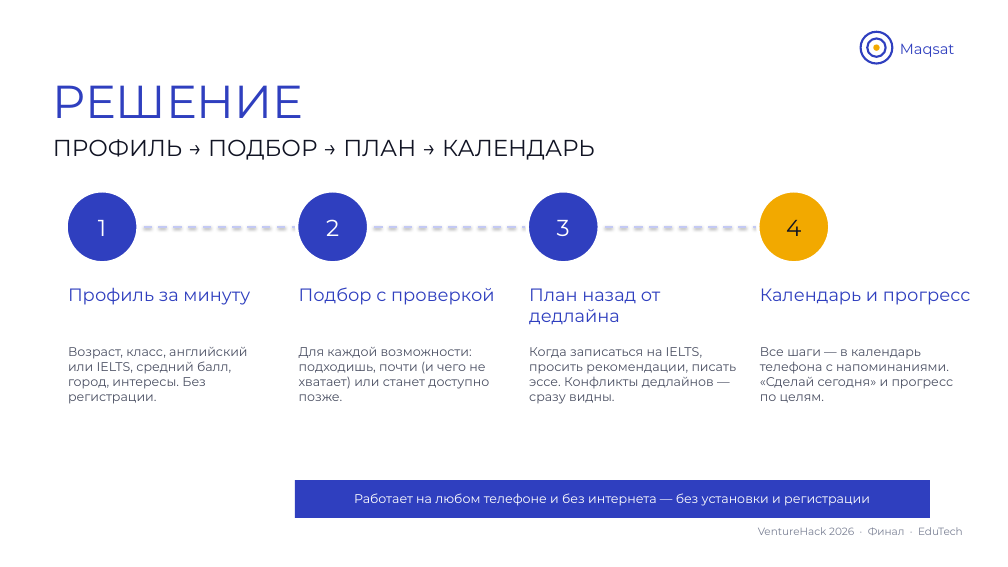
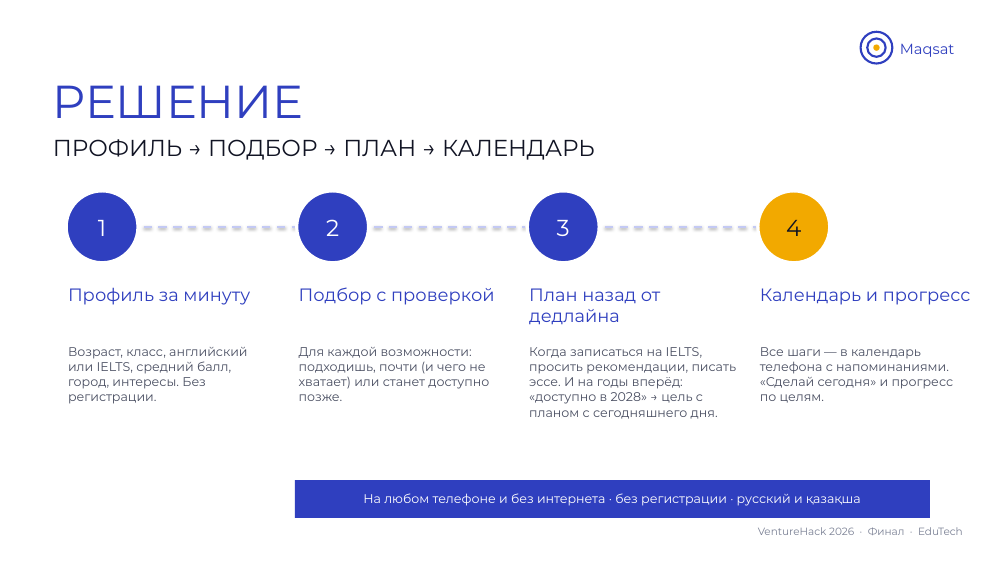
Before and after one commit to sas1k00/hackatonishe, a slide deck: slide 5 of docs/Maqsat_VentureHack2026_Final.pptx. Drawn at 1008x567 pixels with LibreOffice and Linux fonts; fonts in the diff are those of the drawing. Boxes give left, top, right and bottom in pixels: in the first picture for what was removed or moved away, otherwise in the second. Text is boxed around its words. In the diff, an @@ line names an element or a change of style, - is before the commit and + after.

```diff
--- a/docs/Maqsat_VentureHack2026_Final.pptx
+++ b/docs/Maqsat_VentureHack2026_Final.pptx
@@ text at (529, 347, 737, 419): text changed @@
-Когда записаться на IELTS, просить рекомендации, писать эссе. Конфликты дедлайнов — сразу видны.
+Когда записаться на IELTS, просить рекомендации, писать эссе. И на годы вперёд: «доступно в 2028» → цель с планом с сегодняшнего дня.
@@ text in rectangle at (363, 493, 861, 506): text changed @@
-Работает на любом телефоне и без интернета — без установки и регистрации
+На любом телефоне и без интернета · без регистрации · русский и қазақша
```
Also in this commit, not shown: 3 other slides changed, 5 other files.
